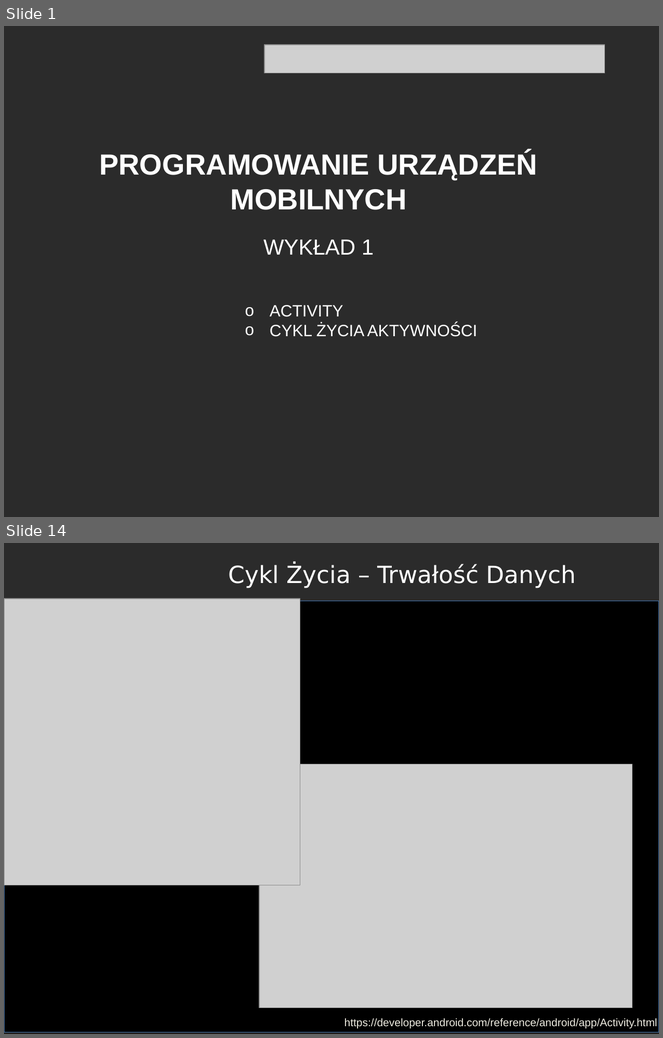
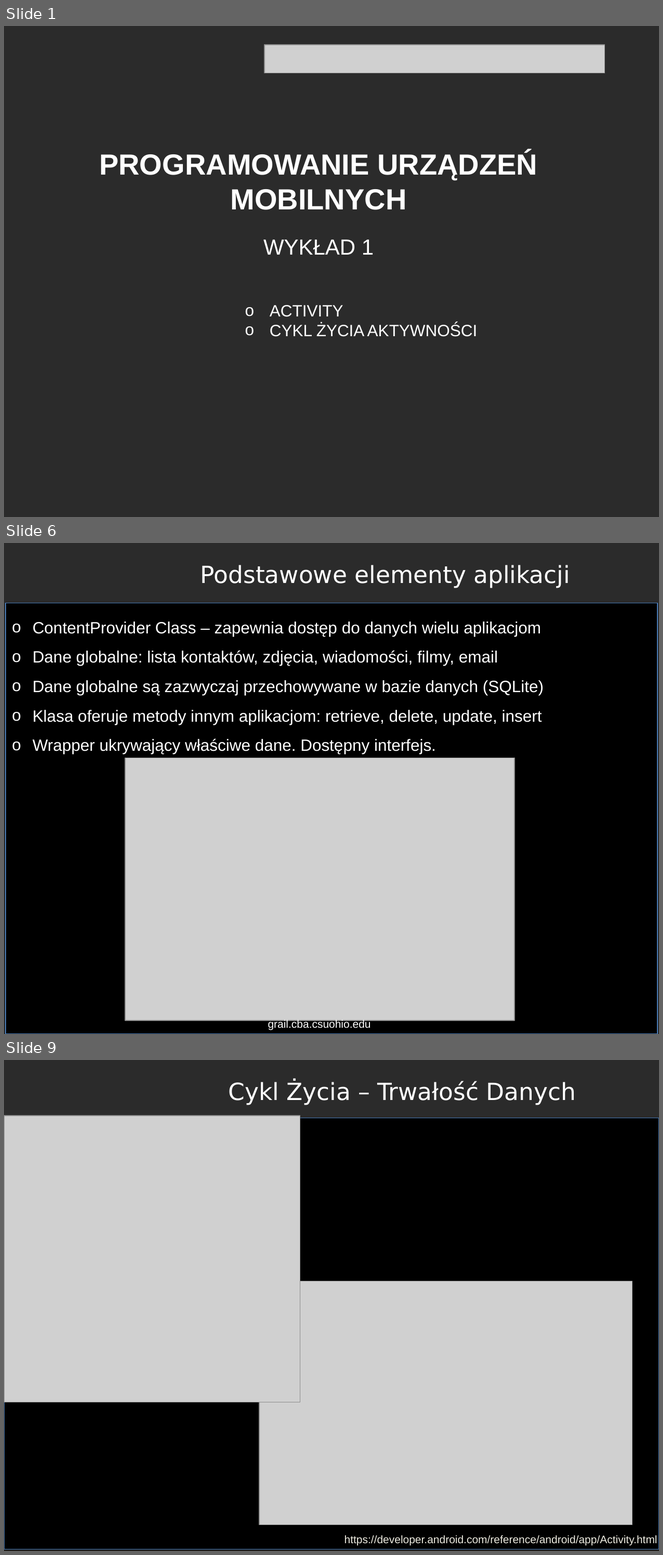
Before and after one commit to RafLew84/PUM, a slide deck: 2022-2023/Wyk/Wyklad1.pptx. Shown one above the other, each under a label of ours: slides 1 and 14 before the commit, slides 1, 6 and 9 after it; the slides between them are not shown. The pictures are 663x1038 and 663x1555 pixels, drawn with LibreOffice and Linux fonts; fonts in the diff are those of the drawing; grey boxes stand for pictures; background and template pictures are left out; a plain dark background stands for a picture behind light text. Boxes give left, top, right and bottom in pixels: in the first picture for what was removed or moved away, otherwise in the second. Text is boxed around its words. In the diff, an @@ line names an element or a change of style, - is before the commit and + after.

```diff
--- a/2022-2023/Wyk/Wyklad1.pptx
+++ b/2022-2023/Wyk/Wyklad1.pptx
@@ slide 6 added at bbox=[4, 543, 659, 1034], background picture (left out) @@
@@ text added at bbox=[201, 565, 570, 588], 26 pt, text #FFFFFF @@
+Podstawowe elementy aplikacji
@@ rectangle added at bbox=[6, 603, 657, 1034], fill #000000, outline #4B7EBC 0.75 pt @@
@@ text added at bbox=[33, 622, 544, 754], 18 pt, text #FFFFFF @@
+o ContentProvider Class – zapewnia dostęp do danych wielu aplikacjom
+o Dane globalne: lista kontaktów, zdjęcia, wiadomości, filmy, email
+o Dane globalne są zazwyczaj przechowywane w bazie danych (SQLite)
+o Klasa oferuje metody innym aplikacjom: retrieve, delete, update, insert
+o Wrapper ukrywający właściwe dane. Dostępny interfejs.
@@ picture added at bbox=[125, 758, 515, 1021] @@
@@ text added at bbox=[268, 1020, 371, 1031], 12 pt, text #FFFFFF @@
+grail.cba.csuohio.edu
@@ what was slide 14 is now slide 9 @@
```
Also in this commit, not shown: 1 slide changed, 6 other slides added, 1 slide removed, 3 other files.
